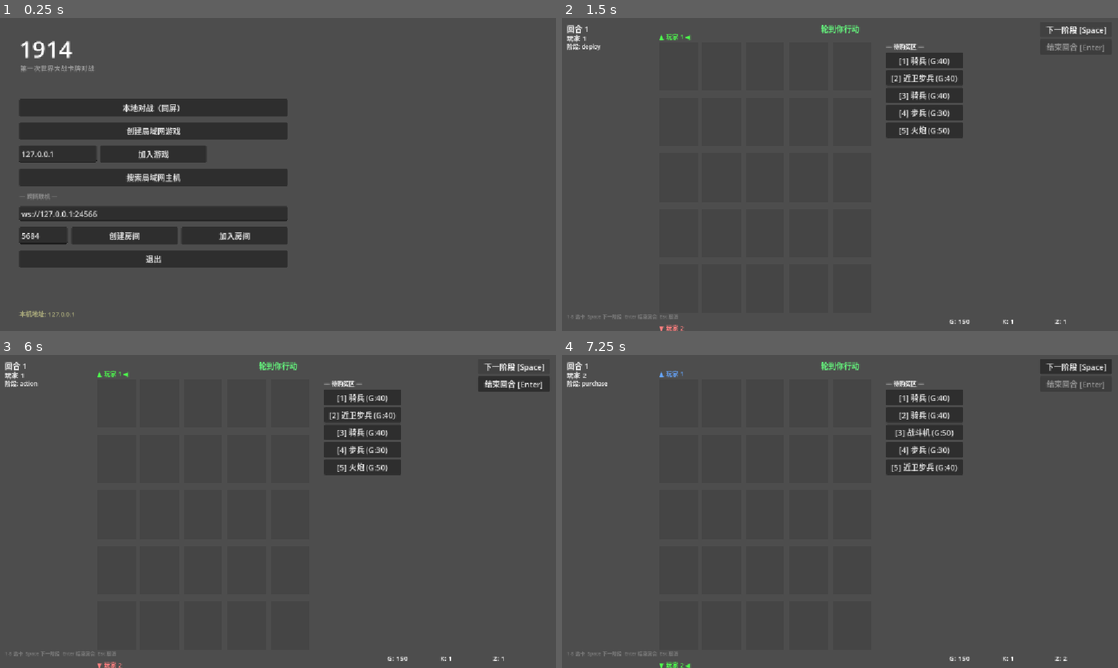
Above: before the commit, frames 1-4 (two rows, left to right).
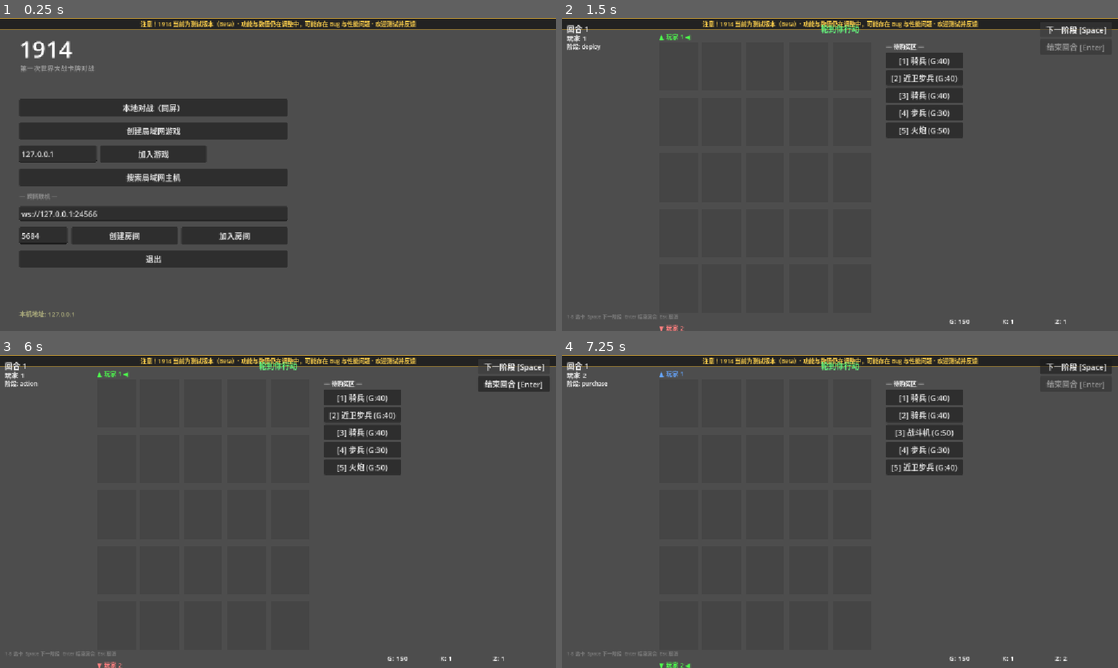
Above: after the commit, the same moments.

Repository: fdvecbtwdh/1914
Game: Godot game, scene res://scenes/main_menu.tscn
The game is run twice, just before and just after one commit, with the same random seed, the same clock (stepped at 60 frames per second) and the same inputs.
Inputs:
- Up to frame 1 (0.25 s): no input
- Up to frame 2 (1.5 s): click "本地对战（同屏）" at 0.5 s; click "下一阶段 [Space]" at 1.25 s
- Up to frame 3 (6 s): click "[1] 骑兵 (G:40)" at 2 s; click "[2] 近卫步兵 (G:40)" at 2.75 s; click "[3] 骑兵 (G:40)" at 3.5 s; click "[4] 步兵 (G:30)" at 4.25 s; click "[5] 火炮 (G:50)" at 5 s; click "下一阶段 [Space]" at 5.75 s
- Up to frame 4 (7.25 s): click "结束回合 [Enter]" at 6.5 s

The runs differ from the first frame. In frame 1, 3.8% of the frame differs, in the area x 0-100%, y 0-4%; in frame 2, 3.4%; in frame 3, 3.4%; in frame 4, 3.4%.

Commit message:
feat: beta-version banner (EFT-style top strip) on all main screens
- new reusable BetaBanner component (scripts/ui/beta_banner.gd): dark
  translucent strip + amber top/bottom rules + yellow centered text,
  TOP_WIDE, mouse_filter IGNORE, follows viewport size_changed
- wired into main menu and battle scene via BetaBanner.attach()
  (single implementation shared by both scenes)
- banner text: 注意！1914 当前为测试版本（Beta）· 功能与数值仍在调整中，
  可能存在 Bug 与性能问题 · 欢迎测试并反馈
- Android note: StyleBoxFlat per-side border_color_top/bottom do not
  exist on the Android export template (assignment aborts _init and
  banner stays invisible); borders are drawn with ColorRect instead.
  Also replaced removed round_count, kept cross-platform parity.
- export_presets.cfg: Android release keystore (test-only signing,
  keystore file kept outside repo in build-env/)

Verified: Windows release exe and Android release APK both show the
banner on menu + battle, no layout/interaction regressions; 8 test
suites green.

Diff:
--- a/scripts/autoload/game_manager.gd
+++ b/scripts/autoload/game_manager.gd
@@ -169,6 +169,8 @@
 		printerr("[GameManager] Scene root is not a Board!")
 		return
 
+	BetaBanner.attach(scene)  # 顶部测试版本提示（全场景公共 UI）
+
 	turn_manager = TurnManager.new()
 	turn_manager.name = "TurnManager"
 	scene.add_child(turn_manager)
--- /dev/null
+++ b/scripts/ui/beta_banner.gd
@@ -0,0 +1,77 @@
+extends Control
+class_name BetaBanner
+
+## 顶部测试版本提示横幅（类 EFT Beta 风格：深色半透明底 + 琥珀色上下边线 + 黄色文字）
+## 用法：BetaBanner.attach(任意已入树节点)。
+## 注意：不用 StyleBoxFlat 分边边框（部分导出模板无 border_color_top 等属性，
+## 赋值失败会中断 _init）—— 边线用 ColorRect 自绘，跨平台一致。
+
+const BANNER_TEXT := "注意！1914 当前为测试版本（Beta）· 功能与数值仍在调整中，可能存在 Bug 与性能问题 · 欢迎测试并反馈"
+const HEIGHT := 24.0
+
+var panel: Panel = null
+var label: Label = null
+var line_top: ColorRect = null
+var line_bottom: ColorRect = null
+
+
+static func attach(parent: Node) -> void:
+	if parent == null:
+		return
+	if parent.has_node("BetaBanner"):
+		return  # 已挂载，防重复
+	var banner: BetaBanner = BetaBanner.new()
+	banner.name = "BetaBanner"
+	parent.add_child(banner)
+	banner._follow_viewport()
+	var vp := parent.get_viewport()
+	if vp != null and not vp.size_changed.is_connected(banner._follow_viewport):
+		vp.size_changed.connect(banner._follow_viewport)
+
+
+func _init() -> void:
+	mouse_filter = Control.MOUSE_FILTER_IGNORE
+
+	panel = Panel.new()
+	var sb := StyleBoxFlat.new()
+	sb.bg_color = Color(0.03, 0.03, 0.03, 0.62)
+	panel.add_theme_stylebox_override("panel", sb)
+	panel.mouse_filter = Control.MOUSE_FILTER_IGNORE
+	add_child(panel)
+
+	line_top = ColorRect.new()
+	line_top.color = Color(1.0, 0.78, 0.25, 0.85)
+	line_top.mouse_filter = Control.MOUSE_FILTER_IGNORE
+	add_child(line_top)
+
+	line_bottom = ColorRect.new()
+	line_bottom.color = Color(1.0, 0.78, 0.25, 0.55)
+	line_bottom.mouse_filter = Control.MOUSE_FILTER_IGNORE
+	add_child(line_bottom)
+
+	label = Label.new()
+	label.text = BANNER_TEXT
+	label.horizontal_alignment = HORIZONTAL_ALIGNMENT_CENTER
+	label.vertical_alignment = VERTICAL_ALIGNMENT_CENTER
+	label.add_theme_font_size_override("font_size", 12)
+	label.add_theme_color_override("font_color", Color(1.0, 0.82, 0.3))
+	label.mouse_filter = Control.MOUSE_FILTER_IGNORE
+	add_child(label)
+
+
+## 按当前视口逻辑尺寸铺满顶部（不依赖 anchors）
+func _follow_viewport() -> void:
+	var vs := Vector2(1152, 648)
+	var vp := get_viewport()
+	if vp != null:
+		vs = vp.get_visible_rect().size
+	position = Vector2.ZERO
+	size = Vector2(vs.x, HEIGHT)
+	panel.position = Vector2.ZERO
+	panel.size = Vector2(vs.x, HEIGHT)
+	line_top.position = Vector2.ZERO
+	line_top.size = Vector2(vs.x, 2)
+	line_bottom.position = Vector2(0, HEIGHT - 1)
+	line_bottom.size = Vector2(vs.x, 1)
+	label.position = Vector2.ZERO
+	label.size = Vector2(vs.x, HEIGHT)
--- a/scripts/ui/main_menu.gd
+++ b/scripts/ui/main_menu.gd
@@ -25,6 +25,8 @@
 
 
 func _build_ui() -> void:
+	BetaBanner.attach(self)  # 顶部测试版本提示（全场景公共 UI）
+
 	_title = Label.new()
 	_title.text = "1914"
 	_title.add_theme_font_size_override("font_size", 48)
Not shown, changed: export_presets.cfg
Not shown, added: scripts/ui/beta_banner.gd.uid
